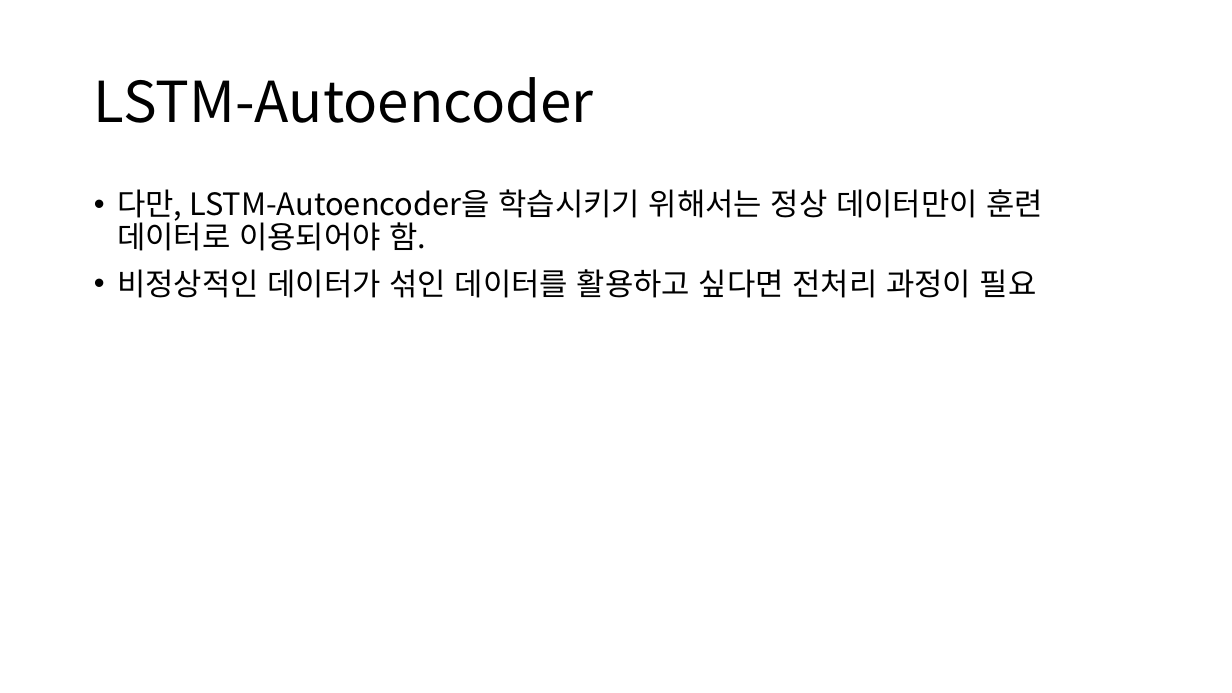
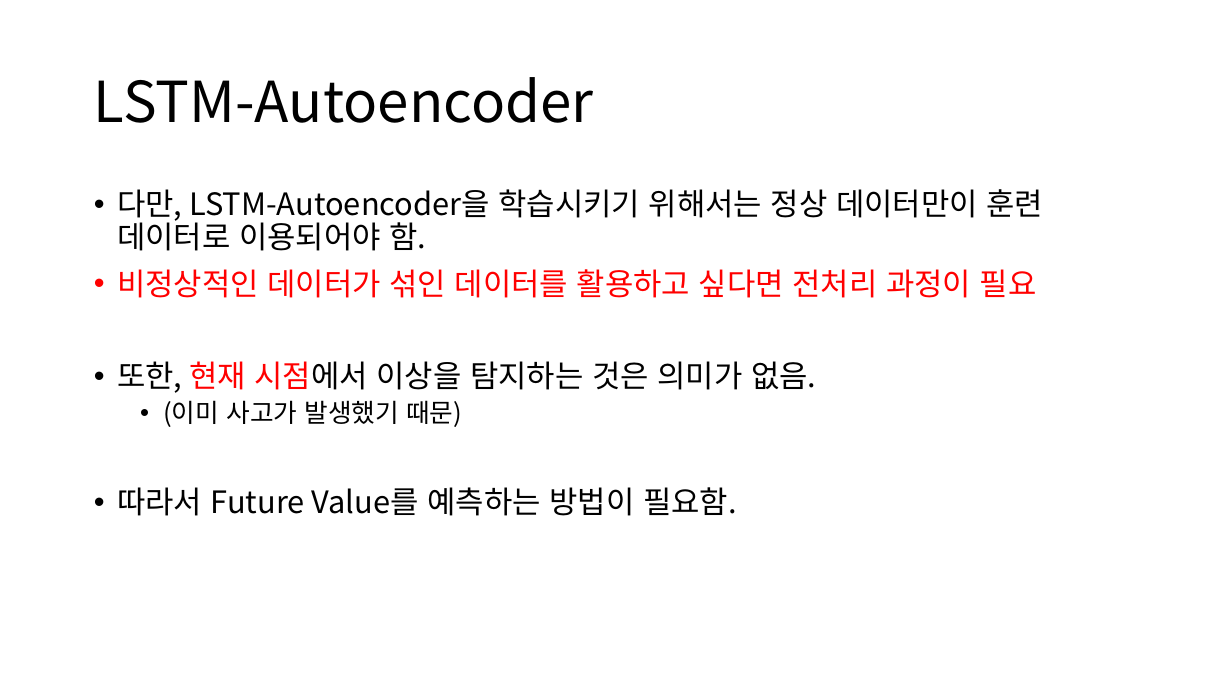
Before and after one commit to Noaplex/capstone, a slide deck: slide 9 of 캡스톤디자인 3주차.pptx (slide 8 before the commit). Drawn at 1232x693 pixels with LibreOffice and Linux fonts; fonts in the diff are those of the drawing. Boxes give left, top, right and bottom in pixels: in the first picture for what was removed or moved away, otherwise in the second. Text is boxed around its words. In the diff, an @@ line names an element or a change of style, - is before the commit and + after.

```diff
--- a/캡스톤디자인 3주차.pptx
+++ b/캡스톤디자인 3주차.pptx
@@ text at [117, 269, 1037, 298]: text colour #000000 to #FF0000 in "비정상적인 데이터가 섞인 데이터를 활용하고 싶다면 전처리 ..." @@
@@ text at [117, 361, 816, 516]: paragraphs added @@
+• 또한, 현재 시점에서 이상을 탐지하는 것은 의미가 없음.
+  • (이미 사고가 발생했기 때문)
+• 따라서 Future Value를 예측하는 방법이 필요함.
```
Also in this commit, not shown: 2 other slides changed, 7 slides added.
